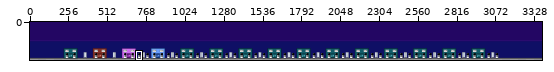
Pixel-art file, stored at public/game/tiles/start.aseprite. Above: a wide view before the commit, with the close-up outlined.
Close-up. As it was:
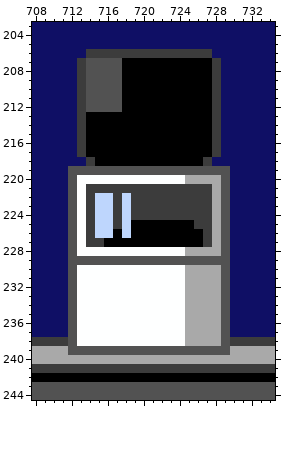
3376x312 pixels, 1 frame. Shown: x 708..734, y 203..244. The wide view leaves out empty margins. The commit also changed other parts of the picture, which this record leaves out.
Now the later version:
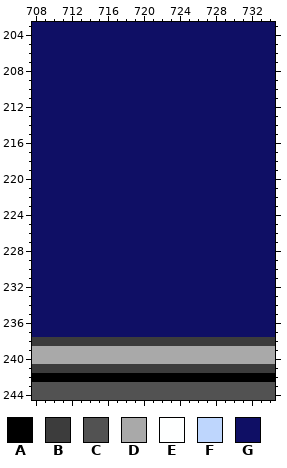
Palette (. is transparent): A #000000  B #3c3c3c  C #525252  D #a9a9a9  E #feffff  F #bed6fd  G #0f0f65
The edit:
Layer "machines":
The author changed colour C to colour B in row 238 at x 712 and 729.
The author changed colour D to colour B in row 238 at x 725 to 728.
The author changed colour E to colour B in row 238 at x 713 to 724.
The author changed colour C to colour D in row 239 at x 712 to 729.
The author changed colour A to colour G in rows 207 to 212 at x 718 to 727; in rows 213 to 217 at x 714 to 727; in row 218 at x 715 to 726; in row 225 at x 719 to 725; in row 226 at x 717 and 719 to 726; in row 227 at x 716 to 726.
The author changed colour B to colour G in row 206 at x 714 to 727; in rows 207 to 217 at x 713 and 728; in row 218 at x 714 and 727; in row 221 at x 714 to 727; in rows 222 to 224 at x 714, 717 and 719 to 727; in row 225 at x 714, 717 and 726 to 727.
The author changed colour B to colour G in row 226 at x 714 and 727; in row 227 at x 714 to 715 and 727.
The author changed colour C to colour G in rows 207 to 212 at x 714 to 717; in row 219 at x 712 to 729; in rows 220 to 228 at x 712 and 729; in row 229 at x 712 to 729; in rows 230 to 237 at x 712 and 729.
The author changed colour D to colour G in row 220 at x 725 to 728; in rows 221 to 227 at x 728; in row 228 at x 725 to 728; in rows 230 to 237 at x 725 to 728.
The author changed colour E to colour G in row 220 at x 713 to 724; in rows 221 to 227 at x 713; in row 228 at x 713 to 724; in rows 230 to 237 at x 713 to 724.
The author changed colour F to colour G in rows 222 to 226 at x 715 to 716 and 718.
